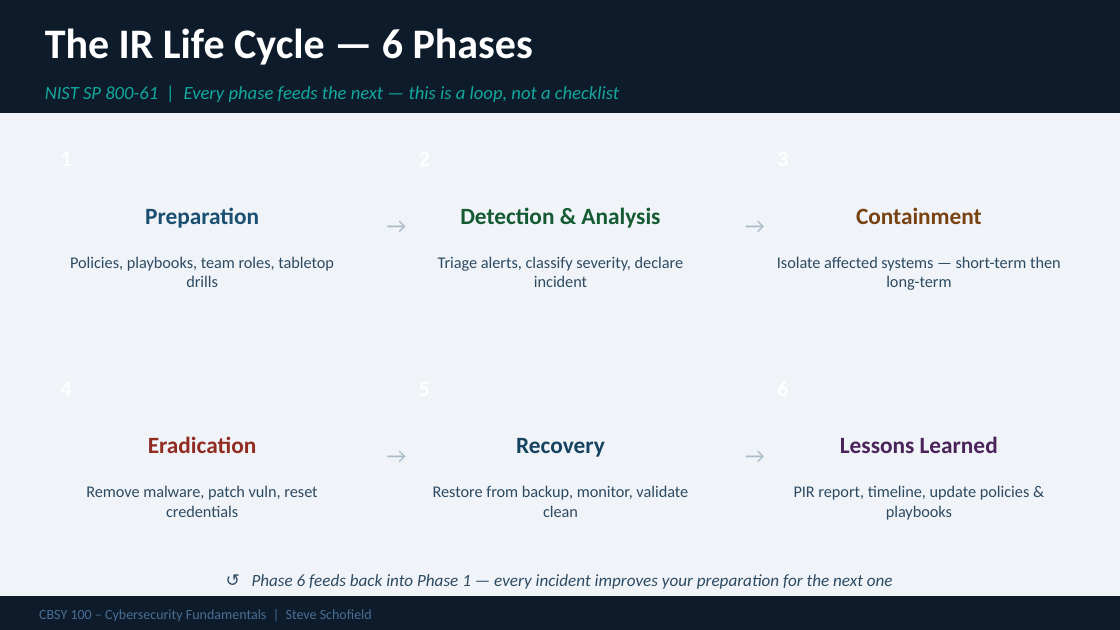
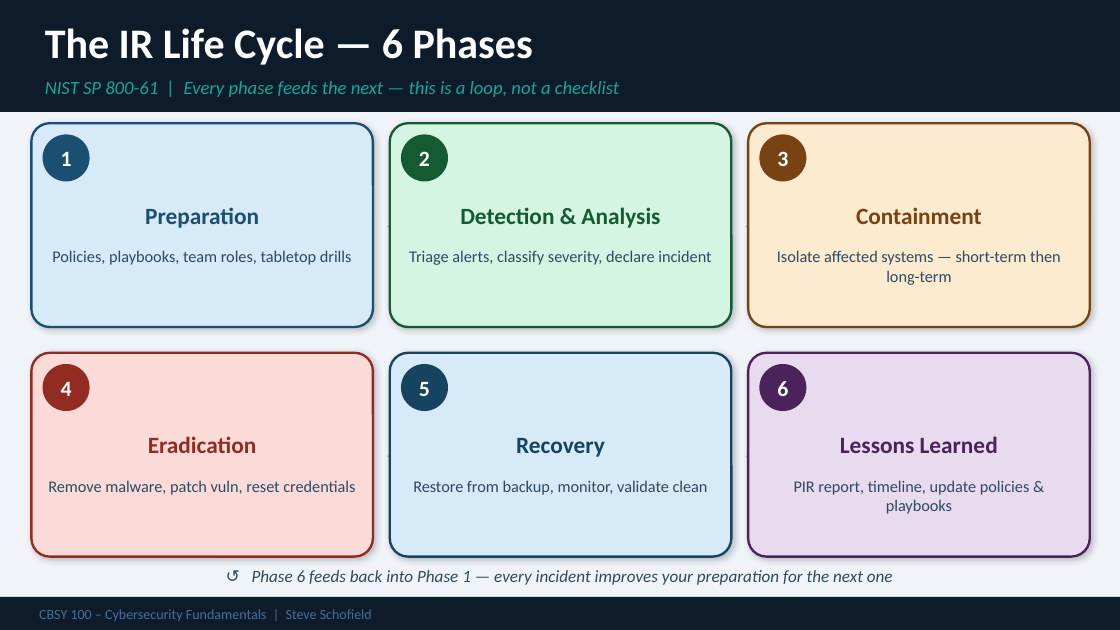
Before and after one commit to steveschofield/scripts, a slide deck: slide 4 of IR_Demo_Schofield.pptx. Drawn at 1120x630 pixels with LibreOffice and Linux fonts; fonts in the diff are those of the drawing. Boxes give left, top, right and bottom in pixels: in the first picture for what was removed or moved away, otherwise in the second. Text is boxed around its words. In the diff, an @@ line names an element or a change of style, - is before the commit and + after.

```diff
--- a/IR_Demo_Schofield.pptx
+++ b/IR_Demo_Schofield.pptx
@@ rectangle at bbox=[0, 0, 1120, 112]: outline #0D1B2A 1 pt to none @@
@@ text "NIST SP 800-61 | Every ..." at bbox=[45, 81, 619, 97]: vertical alignment middle to top @@
@@ ellipse at bbox=[43, 134, 90, 181]: oval to ellipse; outline #1B4F72 1 pt to none @@
@@ ellipse at bbox=[401, 134, 448, 181]: oval to ellipse; outline #145A32 1 pt to none @@
@@ ellipse at bbox=[759, 134, 806, 181]: oval to ellipse; outline #784212 1 pt to none @@
@@ text added at bbox=[61, 152, 72, 166], 14 pt, text #FFFFFF, bold @@
+1
@@ text added at bbox=[419, 151, 430, 166], 14 pt, text #FFFFFF, bold @@
+2
@@ text added at bbox=[777, 151, 788, 166], 14 pt, text #FFFFFF, bold @@
+3
@@ shape to rounded rectangle; shadow off in 6 elements at bbox=[31, 123, 373, 327], bbox=[390, 123, 731, 327], bbox=[748, 123, 1090, 327], bbox=[31, 353, 373, 557], bbox=[390, 353, 731, 557], bbox=[748, 353, 1090, 557] @@
@@ ellipse at bbox=[43, 364, 90, 411]: oval to ellipse; outline #922B21 1 pt to none @@
@@ text added at bbox=[61, 382, 72, 396], 14 pt, text #FFFFFF, bold @@
+4
@@ ellipse at bbox=[401, 364, 448, 411]: oval to ellipse; outline #154360 1 pt to none @@
@@ text added at bbox=[419, 382, 430, 396], 14 pt, text #FFFFFF, bold @@
+5
@@ ellipse at bbox=[759, 364, 806, 411]: oval to ellipse; outline #4A235A 1 pt to none @@
@@ text added at bbox=[777, 381, 788, 396], 14 pt, text #FFFFFF, bold @@
+6
@@ 6 texts: place and size @@
-6 texts at bbox=[70, 256, 1061, 520]
+6 texts at bbox=[48, 250, 1061, 514]
@@ text "↺ Phase 6 feeds back ..." at bbox=[252, 570, 893, 585]: vertical alignment middle to top @@
```
Also in this commit, not shown: 6 other slides changed.
